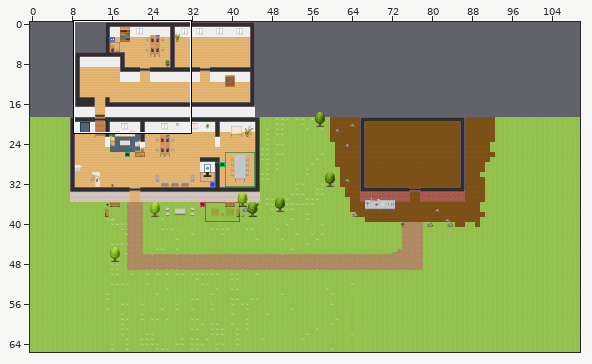
Tiled map (JSON), stored at maps/map.json. Above: a wide view before the commit, with the close-up outlined.
Close-up. The starting point:
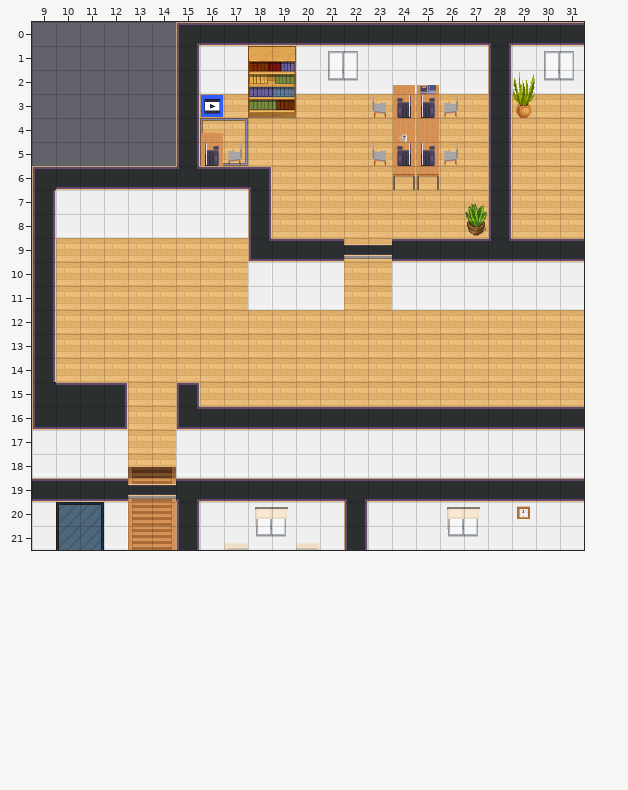
Cells are 32x32 px. Shown: x 9..31, y 0..21. The commit also changed other parts of the map, which this record leaves out.
The result:
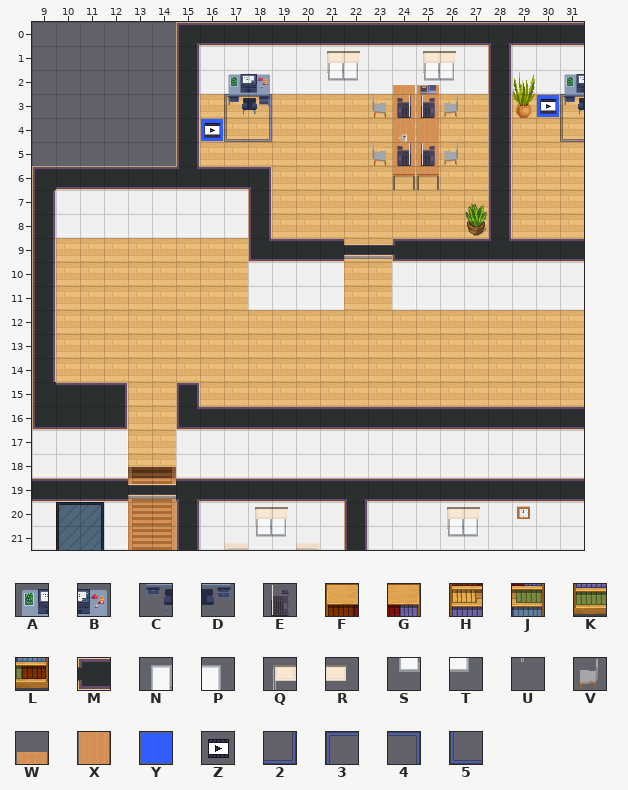
Key: from "MegaPixelArt32x32pxIcons_Sprit": A 343, B 344, C 357, D 358; from "WA_Miscellaneous": E 24; from "WA_Other_Furniture": F 22, G 23, H 34, J 35, K 46, L 47; from "WA_Room_Builder": M 65, N 775, P 776, Q 779, R 780, S 800, T 801, U 804; from "WA_Seats": V 120; from "WA_Tables": W 2, X 12; from "WA_User_Interface": Y 3, Z 15, 2 64, 3 200, 4 201, 5 203.
_ is an empty cell.
Change:
Layer "aboveFloor":
The edit adds tile 2 in row 4 at x 18.
The edit adds tile 3 in row 3 at x 17 and 31.
The edit adds tile 4 in row 3 at x 18.
The edit adds tile 5 in row 4 at x 17 and 31.
The edit adds tile Y in row 3 at x 30; in row 4 at x 16.
Layer "belowFurniture":
The edit adds tile Z in row 3 at x 30; in row 4 at x 16.
The author cleared tile 5 in row 5 at x 16.
The author cleared tile Y in row 3 at x 16.
Layer "furniture":
Tile T gives way to tile A in row 2 at x 31.
The edit adds tile A in row 2 at x 17.
Tile H gives way to tile B in row 2 at x 18.
The edit adds tile C in row 3 at x 17 and 31.
Tile K gives way to tile D in row 3 at x 18.
The edit adds tile N in row 1 at x 25.
The edit adds tile P in row 1 at x 26.
The edit adds tile S in row 2 at x 25.
The edit adds tile T in row 2 at x 26.
The author cleared tile F in row 1 at x 18.
The author cleared tile G in row 1 at x 19.
The author cleared tile J in row 2 at x 19.
The author cleared tile L in row 3 at x 19.
The author cleared tile N in row 1 at x 30.
The author cleared tile P in row 1 at x 31.
The author cleared tile S in row 2 at x 30.
The author cleared tile V in row 5 at x 17.
The author cleared tile X in row 5 at x 16.
The author cleared tile Z in row 3 at x 16.
Layer "aboveFurniture":
The edit adds tile Q in row 1 at x 21 and 25.
The edit adds tile R in row 1 at x 22 and 26.
The edit adds tile U in row 2 at x 25.
The author cleared tile 2 in row 5 at x 17.
The author cleared tile 3 in row 4 at x 16.
The author cleared tile 4 in row 4 at x 17.
The author cleared tile E in row 5 at x 16.
Layer "abovePlayer1":
The edit adds tile M in row 9 at x 24.
The author cleared tile W in row 4 at x 16.
